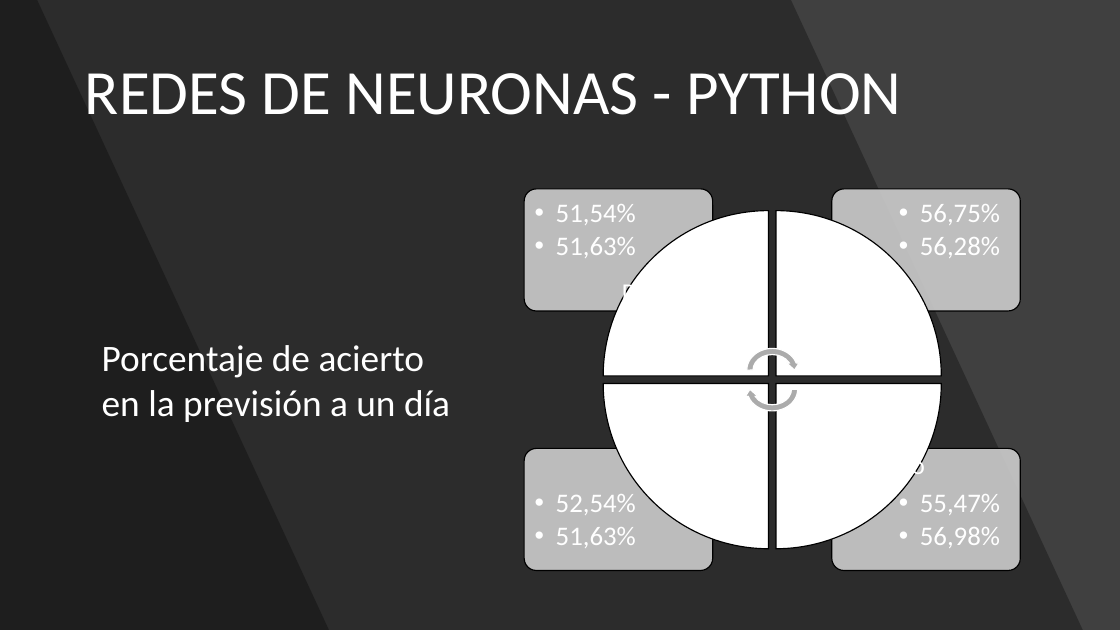
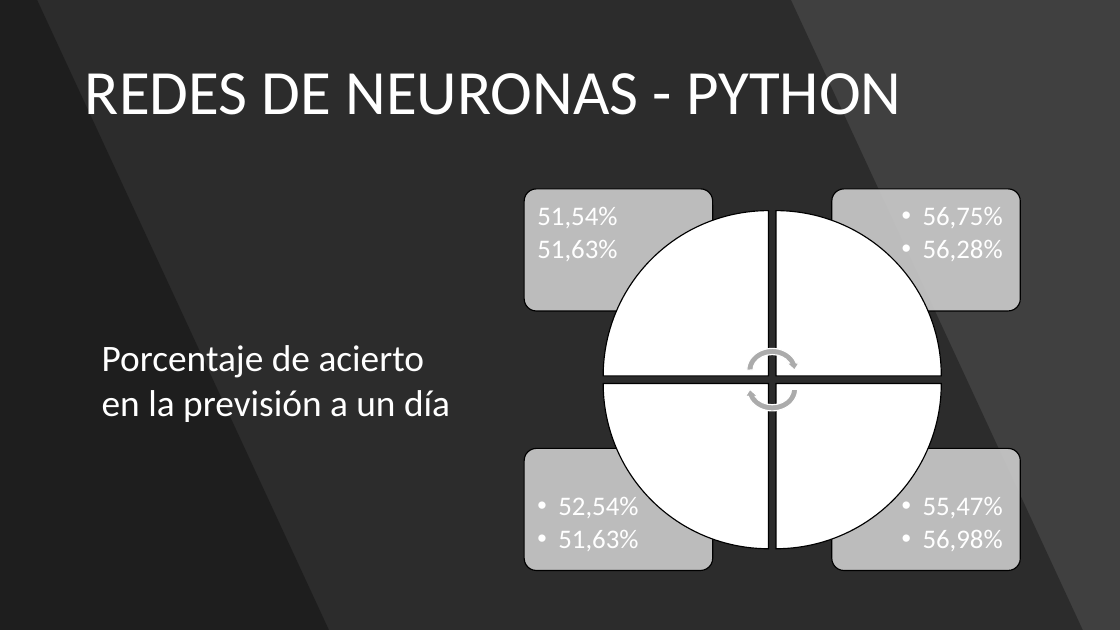
Before and after one commit to adrigrillo/IBEXPredictor, a slide deck: slide 19 of docs/PresentacionFinal.pptx. Drawn at 1120x630 pixels with LibreOffice and Linux fonts; fonts in the diff are those of the drawing. Boxes give left, top, right and bottom in pixels: in the first picture for what was removed or moved away, otherwise in the second. Text is boxed around its words. In the diff, an @@ line names an element or a change of style, - is before the commit and + after.

```diff
--- a/docs/PresentacionFinal.pptx
+++ b/docs/PresentacionFinal.pptx
@@ text "51,54%" at [537, 207, 617, 261]: bullet •• to none @@
@@ text removed at [622, 280, 682, 300] @@
-Datos reales
@@ text removed at [849, 454, 925, 480] @@
-% de cambio
@@ bullet •• to • in 3 elements at [923, 207, 1003, 261], [923, 497, 1003, 551], [558, 497, 638, 551] @@
```
Also in this commit, not shown: 5 other slides changed.
